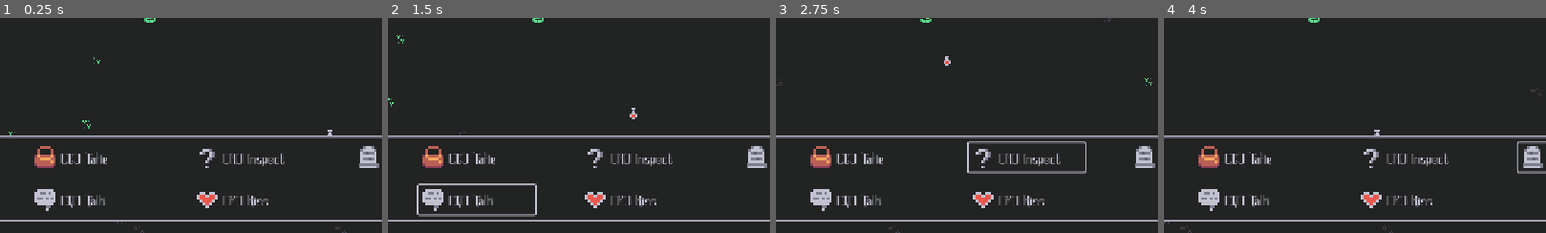
Above: before the commit, frames 1-4 (left to right).
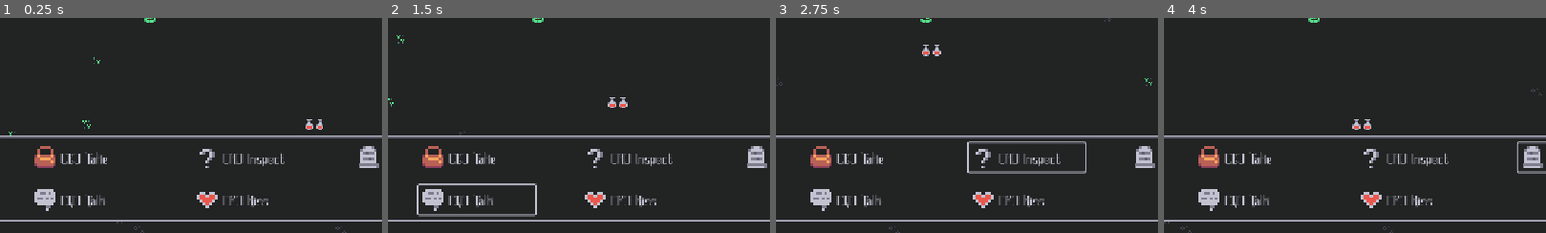
Above: after the commit, the same moments.

Repository: lazzy-cipher/hiss-and-steal
Game: Godot game, scene res://src/base_level.tscn
The game is run twice, just before and just after one commit, with the same random seed, the same clock (stepped at 60 frames per second) and the same inputs. The project has no main scene, so this scene is started directly.
Inputs (mouse positions are % of the whole screen's width and height, from its top left):
- Up to frame 1 (0.25 s): no input
- Up to frame 2 (1.5 s): tap Enter (ui_accept) at 0.5, 0.77 s; move the mouse to (42, 82) at 0.52 s; hold D (right) 0.53-1.28 s; tap R (inspect) at 0.6 s; click (42, 82) at 0.67 s; tap F (kiss) at 0.8, 1.35 s; move the mouse to (42, 92) at 1.27 s; hold S (down) from 1.28 s (still down); click (42, 92) at 1.42 s
- Up to frame 3 (2.75 s): tap Enter (ui_accept) at 1.52 s; tap O (oroboros) at 1.55, 2.1 s; move the mouse to (63, 82) at 2.02 s; release S (down) at 2.03 s; hold D (right) from 2.03 s (still down); hold E (take) from 2.03 s (still down); click (63, 82) at 2.17 s
- Up to frame 4 (4 s): move the mouse to (63, 92) at 2.77 s; release D (right) at 2.78 s; release E (take) at 2.78 s; hold W (up) 2.78-3.53 s; tap E (take) at 2.85 s; click (63, 92) at 2.92 s; tap Enter (ui_accept) at 3.02, 3.77 s; tap Q (talk) at 3.05, 3.6 s; move the mouse to (84, 82) at 3.52 s; hold A (left) from 3.53 s (still down); click (84, 82) at 3.67 s; tap R (inspect) at 3.8 s
The pictures show only the part of the screen within x 30-80%, y 50-100%; the shares and areas given below are measured in that part.

The runs differ from the first frame. In frame 1, 0.2% of the frame differs, in the area x 80-87%, y 47-55%; in frame 2, 0.2%, in the area x 57-66%, y 36-48%; in frame 3, 0.2%; in frame 4, 0.2%.

Commit message:
Taking multiple objects work!

Diff:
--- a/src/base_level.tscn
+++ b/src/base_level.tscn
@@ -27,7 +27,17 @@
 [node name="Potion" type="Node" parent="Entities" unique_id=514619248]
 script = ExtResource("3_jy0de")
 sprite = 6
+entity_name = "Potion"
 spawn_position = NodePath("../../EntitySpawnPositions/PotionSpawn")
+walls_tilemap_path = NodePath("../../TileMaps/Walls")
+entities_tilemap_path = NodePath("../../TileMaps/Entities")
+metadata/_custom_type_script = "uid://bvcyoqjkn5dn6"
+
+[node name="Potion2" type="Node" parent="Entities" unique_id=1330396068]
+script = ExtResource("3_jy0de")
+sprite = 6
+entity_name = "Potion"
+spawn_position = NodePath("../../EntitySpawnPositions/PotionSpawn2")
 walls_tilemap_path = NodePath("../../TileMaps/Walls")
 entities_tilemap_path = NodePath("../../TileMaps/Entities")
 metadata/_custom_type_script = "uid://bvcyoqjkn5dn6"
@@ -74,7 +84,14 @@
 frame = 20
 
 [node name="PotionSpawn" type="Sprite2D" parent="EntitySpawnPositions" unique_id=956454065]
-position = Vector2(496, 322)
+position = Vector2(483, 315)
+texture = ExtResource("7_gpwag")
+hframes = 16
+vframes = 11
+frame = 135
+
+[node name="PotionSpawn2" type="Sprite2D" parent="EntitySpawnPositions" unique_id=1665308812]
+position = Vector2(492, 316)
 texture = ExtResource("7_gpwag")
 hframes = 16
 vframes = 11
@@ -84,3 +101,4 @@
 
 [node name="UI" parent="CanvasLayer" unique_id=629128274 instance=ExtResource("8_7jnl6")]
 unique_name_in_owner = true
+metadata/_edit_lock_ = true
--- a/src/tests/main_test.gd
+++ b/src/tests/main_test.gd
@@ -19,6 +19,7 @@
 
 	%UI.entity_menu.clear()
 	for entity: Entity in holdable_entities:
-		%UI.entity_menu.add_entity(entity)
-	%UI.entity_menu.selected.connect(by.hold, CONNECT_ONE_SHOT)
+		%UI.entity_menu.add_entity_surrounding(entity, %Player)
+	var hold := func(m: MenuItem): by.hold(m.payload)
+	%UI.entity_menu.selected.connect(hold, CONNECT_ONE_SHOT)
 	%UI.popup(%UI.entity_menu)
--- a/src/ui/actions_menu.gd
+++ b/src/ui/actions_menu.gd
@@ -24,8 +24,8 @@
 	var kiss_text := kiss_event.as_text().to_upper().rstrip(" - PHYSICAL")
 	var oroboros_text := oroboros_event.as_text().to_upper().rstrip(" - PHYSICAL")
 
-	%TakeMenuItem.item_name.text = %TakeMenuItem.item_name.text % take_text
-	%TalkMenuItem.item_name.text = %TalkMenuItem.item_name.text % talk_text
-	%InspectMenuItem.item_name.text = %InspectMenuItem.item_name.text % inspect_text
-	%KissMenuItem.item_name.text = %KissMenuItem.item_name.text % kiss_text
-	%OroborosMenuItem.item_name.text = %OroborosMenuItem.item_name.text % oroboros_text
+	%TakeMenuItem.item_name_label.text = %TakeMenuItem.item_name_label.text % take_text
+	%TalkMenuItem.item_name_label.text = %TalkMenuItem.item_name_label.text % talk_text
+	%InspectMenuItem.item_name_label.text = %InspectMenuItem.item_name_label.text % inspect_text
+	%KissMenuItem.item_name_label.text = %KissMenuItem.item_name_label.text % kiss_text
+	%OroborosMenuItem.item_name_label.text = %OroborosMenuItem.item_name_label.text % oroboros_text
--- a/src/ui/entity_menu.gd
+++ b/src/ui/entity_menu.gd
@@ -1,9 +1,80 @@
 class_name EntityMenu
 extends "res://src/ui/selection_menu.gd"
+
+const SURROUND_TEXT_FORMAT := "%s (%s)"
+
+var _name_counts := {}
 
 func _ready():
 	super()
 
 
+func clear():
+	super()
+	_name_counts.clear()
+
+
 func add_entity(entity: Entity) -> void:
-	add_sprite_item(entity.get_sprite_id(), entity.entity_name, entity)
+	assert(is_instance_valid(entity))
+
+	var text := entity.entity_name
+	_name_counts.set(text, _name_counts.get(text, 0) + 1)
+	add_sprite_item(entity.get_sprite_id(), text, entity)
+
+
+func add_entity_surrounding(entity: Entity, around: Entity) -> void:
+	assert(is_instance_valid(entity))
+	assert(is_instance_valid(around))
+	assert(entity.is_map_position_valid())
+	assert(around.is_map_position_valid())
+	assert(entity != around)
+
+	var text := entity.entity_name
+	var items_with_this_name: int = _name_counts.get(text, 0)
+	assert(items_with_this_name >= 0)
+
+	if items_with_this_name == 0:
+		add_entity(entity)
+		return
+
+	if items_with_this_name == 1:
+		for item: MenuItem in _get_menu_items():
+			if item.item_name_label.text != text:
+				continue
+
+			assert(item.payload is Entity)
+
+			var new_text := SURROUND_TEXT_FORMAT % [
+				item.item_name_label.text,
+				_get_surround_suffix(item.payload, around),
+			]
+			item.item_name_label.text = new_text
+			break
+
+	text = SURROUND_TEXT_FORMAT % [
+		entity.entity_name,
+		_get_surround_suffix(entity, around),
+	]
+	_name_counts.set(text, _name_counts.get(text, 0) + 1)
+	add_sprite_item(entity.get_sprite_id(), text, entity)
+
+
+
+func _get_surround_suffix(to: Entity, from: Entity) -> String:
+	var dir := to.get_map_position() - from.get_map_position()
+	dir = dir.sign()
+
+	var suffix: String
+
+	match dir:
+		Vector2i.UP: suffix = "Up"
+		Vector2i.DOWN: suffix = "Down"
+		Vector2i.LEFT: suffix = "Left"
+		Vector2i.RIGHT: suffix = "Right"
+		Vector2i.UP + Vector2i.LEFT: suffix = "Up Left"
+		Vector2i.UP + Vector2i.RIGHT: suffix = "Up Right"
+		Vector2i.DOWN + Vector2i.LEFT: suffix = "Down Left"
+		Vector2i.DOWN + Vector2i.RIGHT: suffix = "Down Right"
+		_: assert(false)
+
+	return suffix
--- a/src/ui/menu_item.gd
+++ b/src/ui/menu_item.gd
@@ -3,7 +3,7 @@
 
 signal selected(item: MenuItem)
 
-@onready var item_name: Label = %ItemName
+@onready var item_name_label: Label = %ItemName
 @onready var item_texture: TextureRect = %ItemTexture
 
 var payload
@@ -23,7 +23,7 @@
 		assert(is_instance_valid(payload))
 
 	item_texture.texture = texture
-	item_name.text = text
+	item_name_label.text = text
 
 	self.payload = payload
 
--- a/src/ui/selection_menu.gd
+++ b/src/ui/selection_menu.gd
@@ -34,8 +34,13 @@
 	assert(_get_menu_items().size() <= MAX_ITEMS - 1)
 
 	var item: MenuItem = ITEM.instantiate()
+	%SelectionContainer.add_child(item)
+	var setup := item.setup.bind(texture, text, payload)
+	if not item.is_node_ready():
+		item.ready.connect(setup)
+	else:
+		setup.call()
 	item.setup(texture, text, payload)
-	%SelectionContainer.add_child(item)
 	item.selected.connect(_on_item_selected)
 
 	_update_focus()
@@ -70,7 +75,15 @@
 
 func _get_menu_items() -> Array[MenuItem]:
 	assert(%SelectionContainer.get_children().size() >= 2)
-	return %SelectionContainer.get_children().slice(2)
+
+	var ami: Array[MenuItem] = []
+	var a: Array = %SelectionContainer.get_children().slice(2)
+	if a.size() == 0:
+		return ami
+
+	ami.append_array(a)
+
+	return ami
 
 
 func _on_item_selected(item: MenuItem) -> void:
--- a/src/ui/ui.gd
+++ b/src/ui/ui.gd
@@ -14,7 +14,7 @@
 		m.hide()
 
 	menu.show()
-	menu.selected.connect(func():
+	menu.selected.connect(func(_ignore):
 		$BaseUI.mouse_behavior_recursive = MOUSE_BEHAVIOR_INHERITED
 		$BaseUI.focus_behavior_recursive = FOCUS_BEHAVIOR_INHERITED
 		%SelectionMenus.hide())
